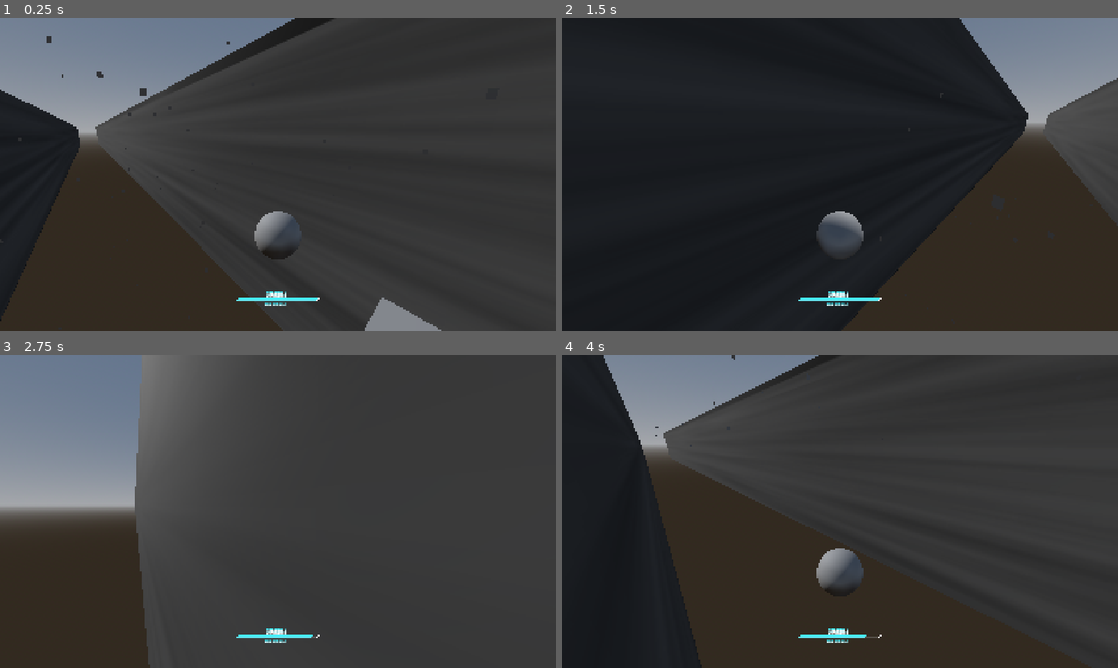
Above: before the commit, frames 1-4 (two rows, left to right).
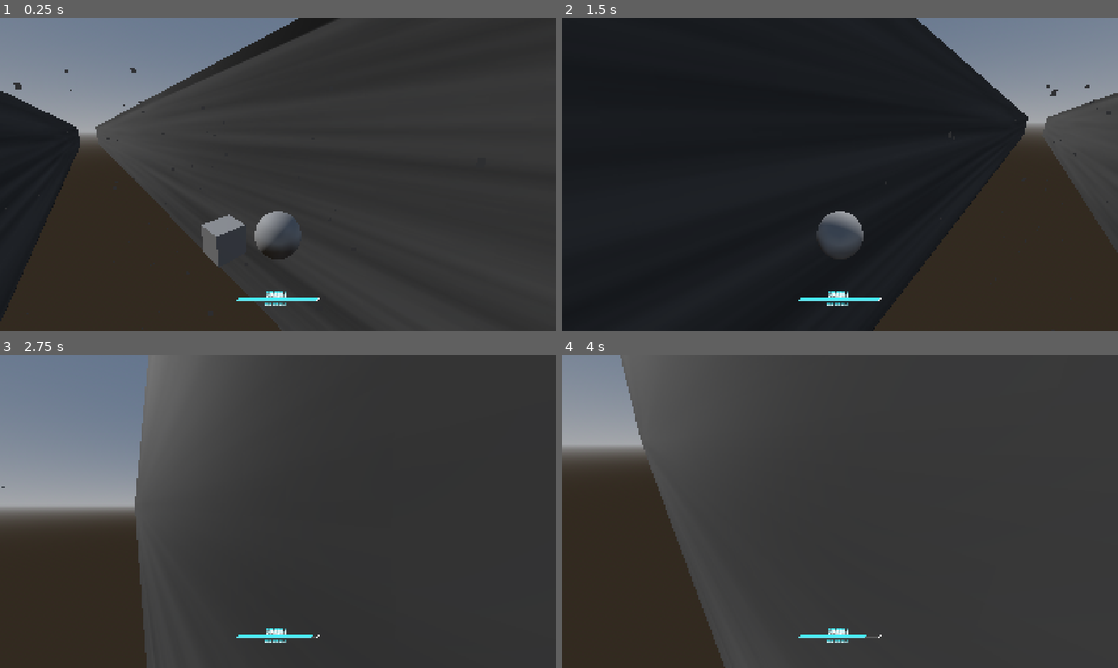
Above: after the commit, the same moments.

Repository: PortalGolem/havenIE2026GameJam
Game: Godot game, scene res://Scenes/Main.tscn
Two runs of this game, one before a commit and one after it. Both use one fixed random seed, a clock stepped at 60 frames per second and the inputs below.
Inputs (mouse positions are in pixels of both pictures, inside the frame that each line leads up to):
- Up to frame 1 (0.25 s): no input
- Up to frame 2 (1.5 s): move the mouse to (867, 174) at 0.52 s; press the mouse at (867, 174) at 0.53 s; hold W (Forward) from 0.53 s (still down); tap Space (Jump) at 0.77 s; move the mouse to (812, 174) at 1.27 s; release the mouse at (812, 174) at 1.28 s; tap Shift (Dash) at 1.35 s
- Up to frame 3 (2.75 s): keep holding W (Forward); tap Space (Jump) at 1.52 s; move the mouse to (289, 505) at 2.02 s; press the mouse at (289, 505) at 2.03 s
- Up to frame 4 (4 s): keep holding W (Forward); move the mouse to (834, 517) at 2.77 s; release the mouse at (834, 517) at 2.78 s; tap Shift (Dash) at 2.85 s; tap Space (Jump) at 3.02, 3.77 s; tap Enter at 3.5 s; move the mouse to (878, 514) at 3.52 s; press the mouse at (878, 514) at 3.53 s

The runs differ from the first frame. In frame 1, 1.7% of the frame differs, in the area x 0-80%, y 0-100%; in frame 2, 3.1%; in frame 3, 0.4%; in frame 4, 34%, in the area x 0-96%, y 0-100%.

Commit message:
Update Main.tscn

Diff:
--- a/Scenes/Main.tscn
+++ b/Scenes/Main.tscn
@@ -85,7 +85,7 @@
 mouseSensitivity = 0.01
 groundSpeed = 50.0
 airSpeed = 12.0
-airDrag = 10.0
+airDrag = Vector3(5, 5, 17.5)
 airGravity = 5.0
 wallDrag = 10.0
 wallGravity = 5.0
